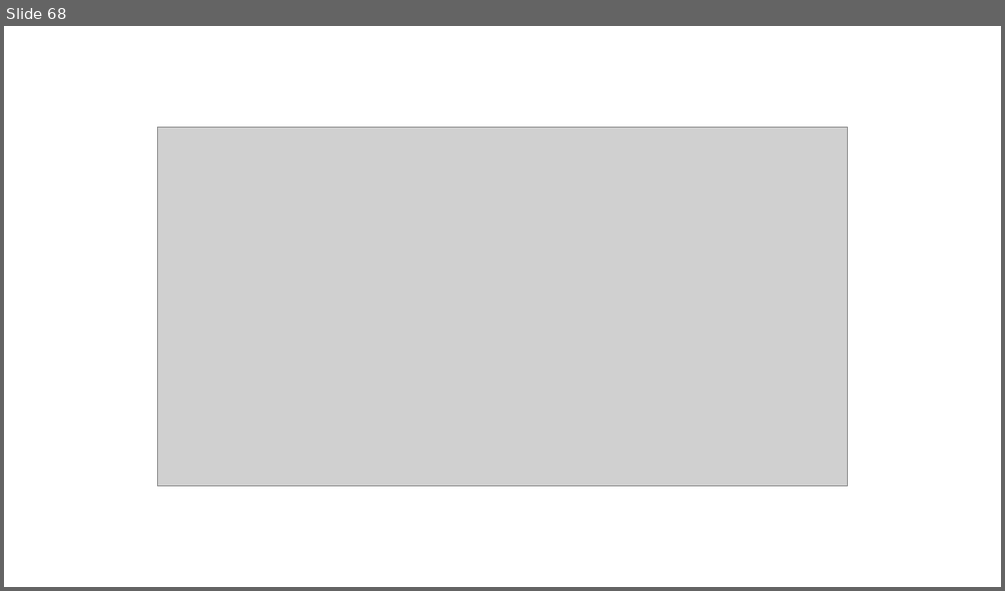
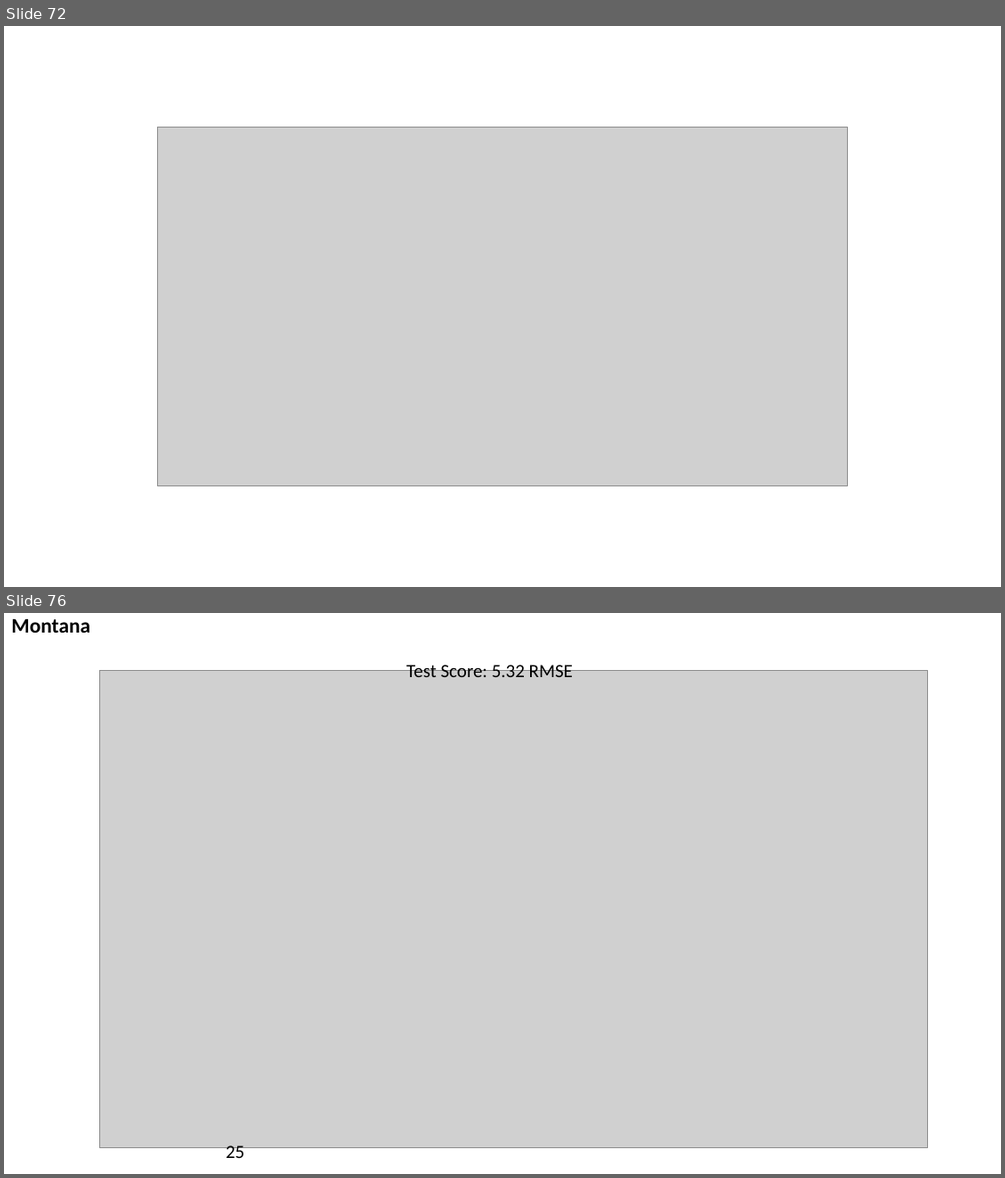
Before and after one commit to pcyoung75/GlobalForecasting, a slide deck: doc/Paper Images.pptx. Shown one above the other, each under a label of ours: slide 68 before the commit, slides 72 and 76 after it; the slides between them are not shown. The pictures are 1005x591 and 1005x1178 pixels, drawn with LibreOffice and Linux fonts; fonts in the diff are those of the drawing; grey boxes stand for pictures. Boxes give left, top, right and bottom in pixels: in the first picture for what was removed or moved away, otherwise in the second. Text is boxed around its words. In the diff, an @@ line names an element or a change of style, - is before the commit and + after.

```diff
--- a/doc/Paper Images.pptx
+++ b/doc/Paper Images.pptx
@@ slide 76 added at bbox=[4, 613, 1001, 1174], background #FFFFFF @@
@@ title added at bbox=[11, 619, 90, 633], 20 pt, text #000000, bold @@
+Montana
@@ text added at bbox=[406, 661, 573, 677], 18 pt, text #000000 @@
+Test Score: 5.32 RMSE
@@ picture added at bbox=[100, 671, 928, 1148] @@
@@ text added at bbox=[226, 1143, 244, 1158], 18 pt, text #000000 @@
+25
@@ what was slide 68 is now slide 72 @@
```
Also in this commit, not shown: 4 slides changed, 19 other slides added, 12 slides removed, 44 other files.
